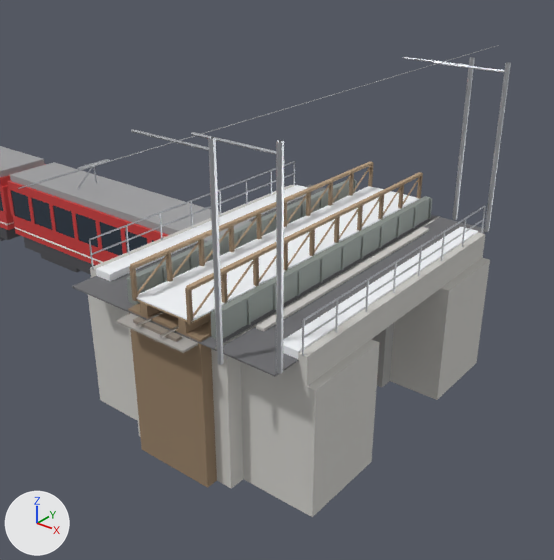
The glTF model public/models/bridges.glb as it was, and as the next commit left it.
The view is the same before and after, from a camera (50 mm lens) standing at (14.9, -19.7, 14.7) and looking at (-0.2, -0.9, 3.0). Lighting does not change. The marker at lower left points along +X, +Y and +Z. The first picture is the older version.

Before the edit, the objects in view are built like this:
```python
ob_bridge_hanis_bridge = bpy.data.objects.new('bridge_hanis_bridge', me_bridge_hanis_bridge)
ob_bridge_hanis_bridge.location = (0.0, 0.0, 0.0)
ob_bridge_railway_bridge = bpy.data.objects.new('bridge_railway_bridge', me_bridge_railway_bridge)
ob_bridge_railway_bridge.location = (0.0, 0.0, 0.0)
ob_bridge_stable_junction = bpy.data.objects.new('bridge_stable_junction', me_bridge_stable_junction)
ob_bridge_stable_junction.location = (0.0, 0.0, 0.0)
# also in view: 'bridge_road_bridge' at (0.0, 0.0, 4.2); 'rhb_train' at (-35.6, 0.0, 2.5)
```
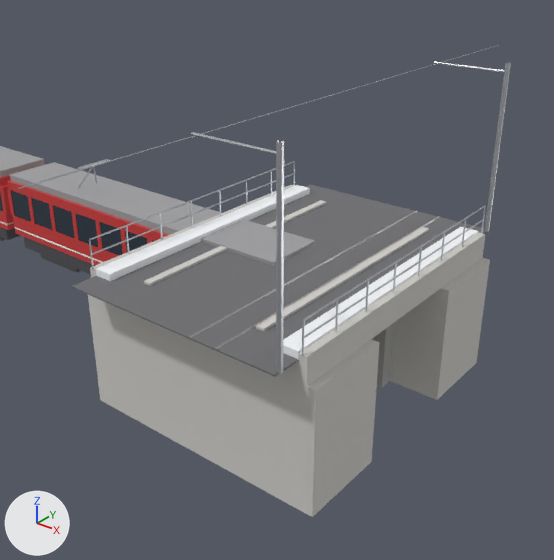
What changed in the scene script:
```text
Remove ob_bridge_hanis_bridge:
    ob_bridge_hanis_bridge = bpy.data.objects.new('bridge_hanis_bridge', me_bridge_hanis_bridge)
    ob_bridge_hanis_bridge.location = (0.0, 0.0, 0.0)
Remove ob_bridge_railway_bridge:
    ob_bridge_railway_bridge = bpy.data.objects.new('bridge_railway_bridge', me_bridge_railway_bridge)
    ob_bridge_railway_bridge.location = (0.0, 0.0, 0.0)
```

Boxes (x1, y1, x2, y2) around the edits, measured in the pictures (554 x 560 px):
'bridge_hanis_bridge', deleted: before (128, 162, 423, 488)
    faces in mat_b_timber_dark (brown #957e65): (128, 165, 423, 488)
    faces in mat_b_snow (white #f7f9fd): (136, 186, 419, 321)
    faces in mat_b_timber (beige #b3997c): (130, 162, 423, 323)
'bridge_railway_bridge', deleted: before (116, 57, 475, 488)
    faces in mat_b_girder (grey #99a29e): (126, 179, 432, 350)
    faces in mat_b_concrete (light grey #cecdc8): (127, 312, 243, 488)
    faces in mat_b_steel (light grey #c4c7cb): (131, 57, 475, 365)
    faces in mat_b_ballast (grey #aaa6a2): (116, 313, 198, 353)
    faces in mat_b_sleeper (grey #90867c): (133, 317, 182, 342)
